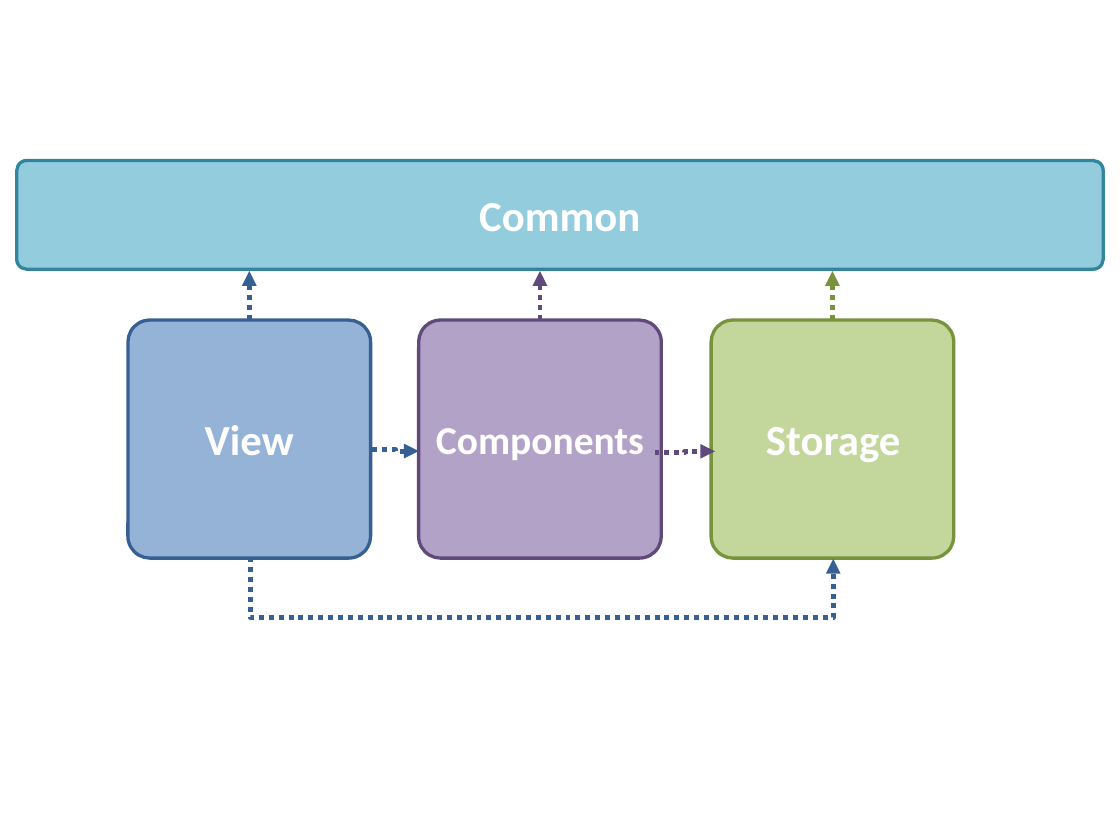
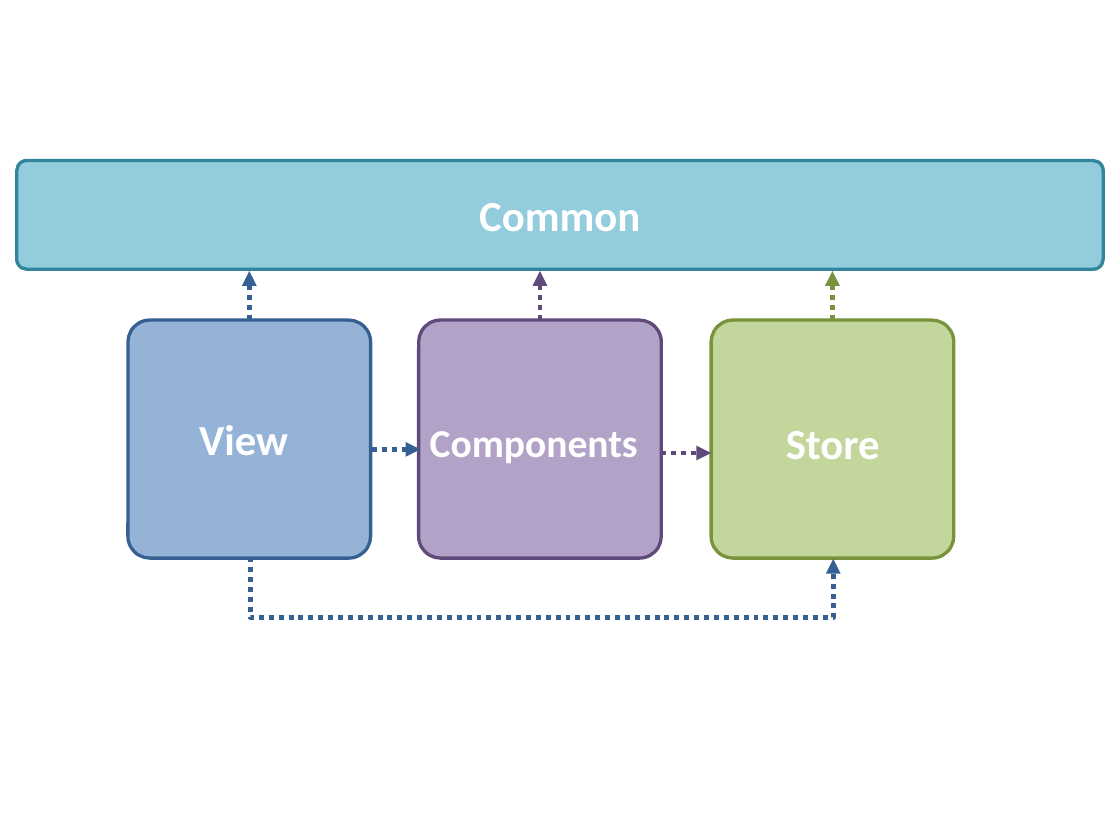
Before and after one commit to jacoblipech/CS3219-Chairvise, a slide deck: slide 1 of images/frontendPackageOverview.pptx. Drawn at 1120x817 pixels with LibreOffice and Linux fonts; fonts in the diff are those of the drawing. Boxes give left, top, right and bottom in pixels: in the first picture for what was removed or moved away, otherwise in the second. Text is boxed around its words. In the diff, an @@ line names an element or a change of style, - is before the commit and + after.

```diff
--- a/images/frontendPackageOverview.pptx
+++ b/images/frontendPackageOverview.pptx
@@ text "View": place and size @@
-text "View" at (205, 425, 294, 455)
+text "View" at (199, 425, 288, 455)
@@ text "Components": place and size @@
-text "Components" at (436, 428, 644, 460)
+text "Components" at (430, 431, 638, 463)
@@ elbow arrow (372, 449) - (421, 449): elbow arrow to arrow; route changed @@
@@ text at (786, 431, 880, 459): text changed @@
-Storage
+Store
@@ elbow arrow moved from (654, 453) - (715, 452) to (661, 453) - (711, 453) @@
@@ elbow arrow (661, 453) - (711, 453): elbow arrow to arrow @@
```
Also in this commit, not shown: 8 other files.
